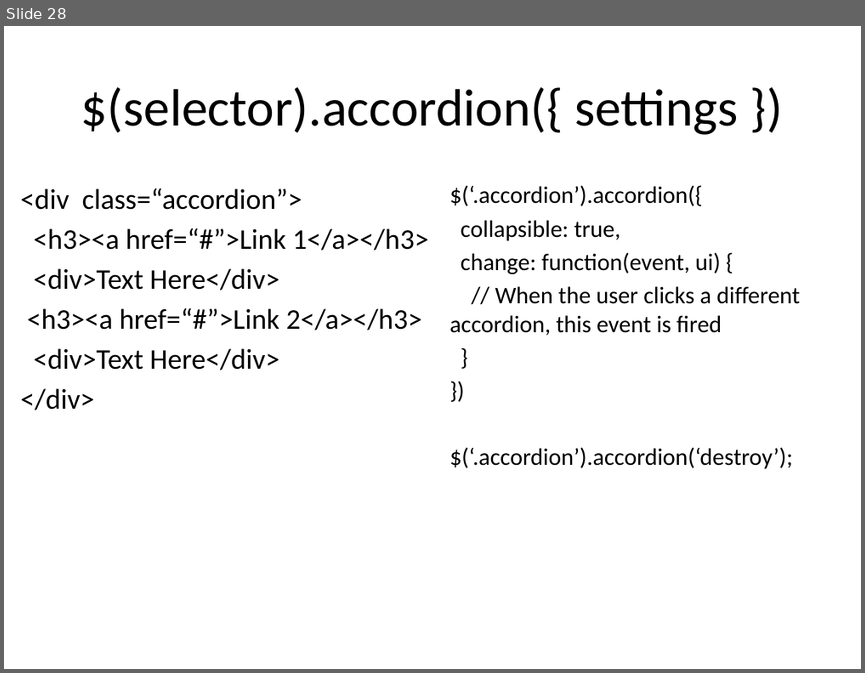
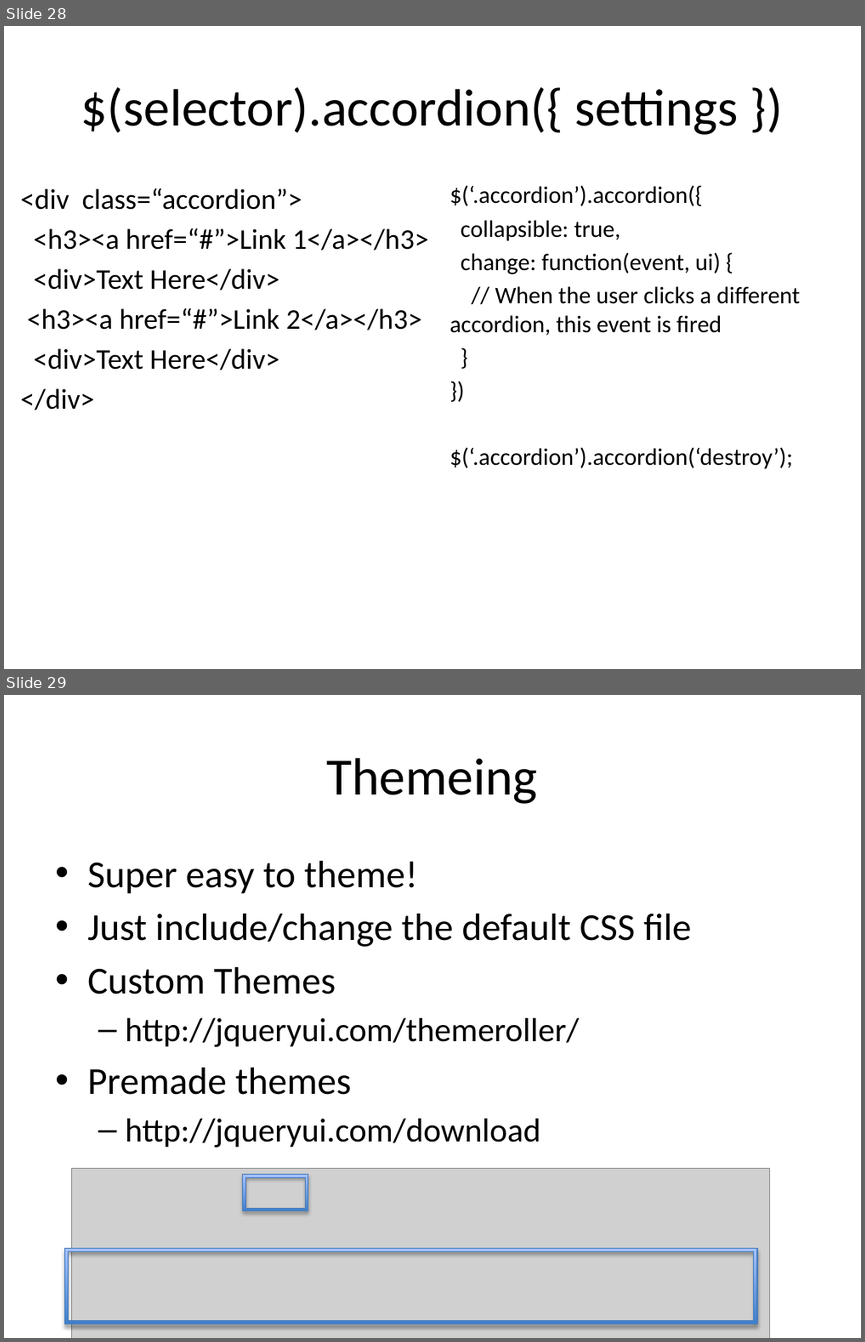
Before and after one commit to nbucciarelli/jquery_classes, a slide deck: class_7/jquery_class_7.pptx. Shown one above the other, each under a label of ours: slide 28 before the commit, slides 28 and 29 after it. The pictures are 865x673 and 865x1342 pixels, drawn with LibreOffice and Linux fonts; fonts in the diff are those of the drawing; grey boxes stand for pictures. Boxes give left, top, right and bottom in pixels: in the first picture for what was removed or moved away, otherwise in the second. Text is boxed around its words. In the diff, an @@ line names an element or a change of style, - is before the commit and + after.

```diff
--- a/class_7/jquery_class_7.pptx
+++ b/class_7/jquery_class_7.pptx
@@ slide 29 added at bbox=[4, 695, 861, 1338], background #FFFFFF @@
@@ title added at bbox=[327, 758, 538, 804], 44 pt, text #000000 @@
+Themeing
@@ text added at bbox=[87, 861, 691, 1147], 32 pt, text #000000 @@
+• Super easy to theme!
+• Just include/change the default CSS file
+• Custom Themes
+  – http://jqueryui.com/themeroller/
+• Premade themes
+  – http://jqueryui.com/download
@@ picture added at bbox=[72, 1168, 769, 1338] @@
@@ frame added at bbox=[243, 1174, 308, 1212], fill gradient #3F80CE to #A4C4FF, outline #4B7EBC 0.75 pt @@
@@ frame added at bbox=[65, 1248, 757, 1324], fill gradient #3F80CE to #A4C4FF, outline #4B7EBC 0.75 pt @@
```
Also in this commit, not shown: 2 other files.
